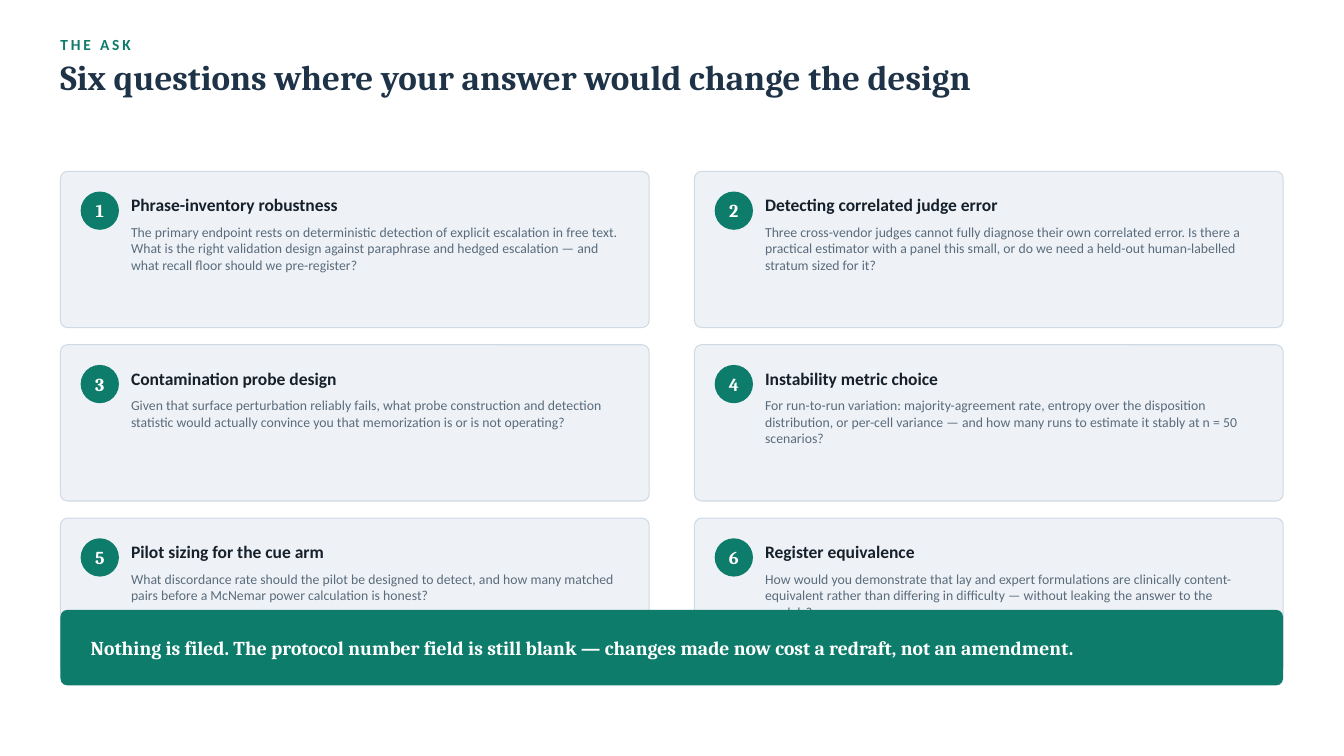
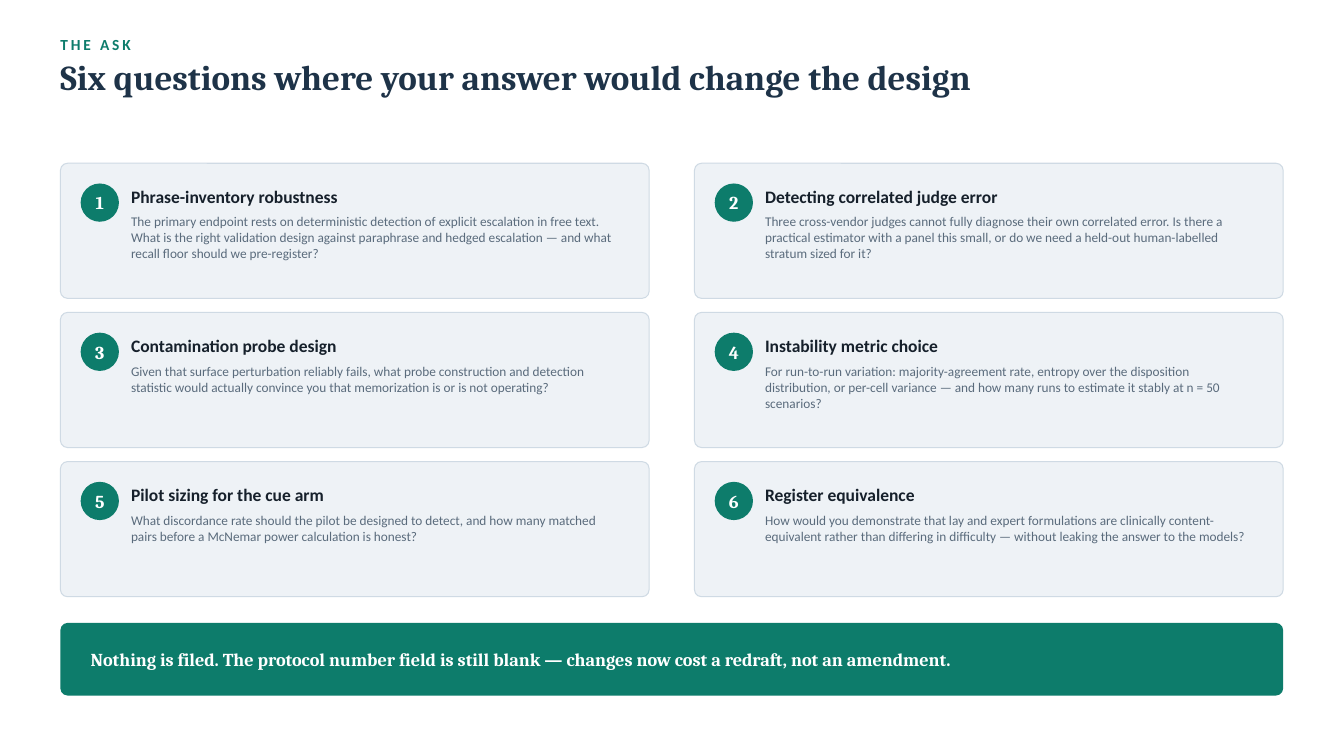
Before and after one commit to SanjaySrivatsa5172/AI-MEDICAL-INFORMATION-STANDARDS-AMIS-, a slide deck: slide 10 of docs/Triage_Benchmark_Technical_Review.pptx. Drawn at 1344x756 pixels with LibreOffice and Linux fonts; fonts in the diff are those of the drawing. Boxes give left, top, right and bottom in pixels: in the first picture for what was removed or moved away, otherwise in the second. Text is boxed around its words. In the diff, an @@ line names an element or a change of style, - is before the commit and + after.

```diff
--- a/docs/Triage_Benchmark_Technical_Review.pptx
+++ b/docs/Triage_Benchmark_Technical_Review.pptx
@@ rounded rectangle: place and size @@
-rounded rectangle at (60,171,649,328)
+rounded rectangle at (60,163,649,298)
@@ rounded rectangle: place and size @@
-rounded rectangle at (695,171,1284,328)
+rounded rectangle at (695,163,1284,298)
@@ 4 texts, 2 ellipses: place and size @@
-4 texts, 2 ellipses at (81,192,998,230)
+4 texts, 2 ellipses at (81,184,998,222)
@@ text "The primary endpoint rests on ...": place and size @@
-text "The primary endpoint rests on ..." at (131,227,617,273)
+text "The primary endpoint rests on ..." at (131,217,611,260)
@@ text "Three cross-vendor judges cannot fully ...": place and size @@
-text "Three cross-vendor judges cannot fully ..." at (765,227,1240,270)
+text "Three cross-vendor judges cannot fully ..." at (765,217,1222,258)
@@ rounded rectangle: place and size @@
-rounded rectangle at (60,345,649,501)
+rounded rectangle at (60,313,649,448)
@@ rounded rectangle: place and size @@
-rounded rectangle at (695,345,1284,501)
+rounded rectangle at (695,313,1284,448)
@@ 4 texts, 2 ellipses: place and size @@
-4 texts, 2 ellipses at (81,365,938,403)
+4 texts, 2 ellipses at (81,333,938,371)
@@ text "Given that surface perturbation reliably ...": place and size @@
-text "Given that surface perturbation reliably ..." at (131,400,601,430)
+text "Given that surface perturbation reliably ..." at (131,367,584,394)
@@ text "For run-to-run variation: majority-agreement rate, ...": place and size @@
-text "For run-to-run variation: majority-agreement rate, ..." at (765,400,1237,443)
+text "For run-to-run variation: majority-agreement rate, ..." at (765,367,1219,408)
@@ rounded rectangle: place and size @@
-rounded rectangle at (60,518,649,675)
+rounded rectangle at (60,462,649,597)
@@ proportions changed in 7 elements at (60,623,1284,696), (60,163,649,298), (695,163,1284,298), (60,313,649,448), (695,313,1284,448), (60,462,649,597), (695,462,1284,597) @@
@@ rounded rectangle: place and size @@
-rounded rectangle at (695,518,1284,675)
+rounded rectangle at (695,462,1284,597)
@@ 4 texts, 2 ellipses: place and size @@
-4 texts, 2 ellipses at (81,538,915,577)
+4 texts, 2 ellipses at (81,482,915,520)
@@ text "What discordance rate should the ...": place and size @@
-text "What discordance rate should the ..." at (131,574,613,602)
+text "What discordance rate should the ..." at (131,516,596,543)
@@ size 9.8 to 9.5 pt in 6 elements at (131,217,611,260), (765,217,1222,258), (131,367,584,394), (765,367,1219,408), (131,516,596,543), (765,516,1245,543) @@
@@ text "How would you demonstrate that ...": place and size @@
-text "How would you demonstrate that ..." at (765,574,1231,610)
+text "How would you demonstrate that ..." at (765,516,1245,543)
@@ rounded rectangle: place and size @@
-rounded rectangle at (60,610,1284,686)
+rounded rectangle at (60,623,1284,696)
@@ text at (91,653,951,670): text changed; size 14 to 13 pt @@
-Nothing is filed. The protocol number field is still blank — changes made now cost a redraft, not an amendment.
+Nothing is filed. The protocol number field is still blank — changes now cost a redraft, not an amendment.
```
Also in this commit, not shown: 8 other slides changed.
